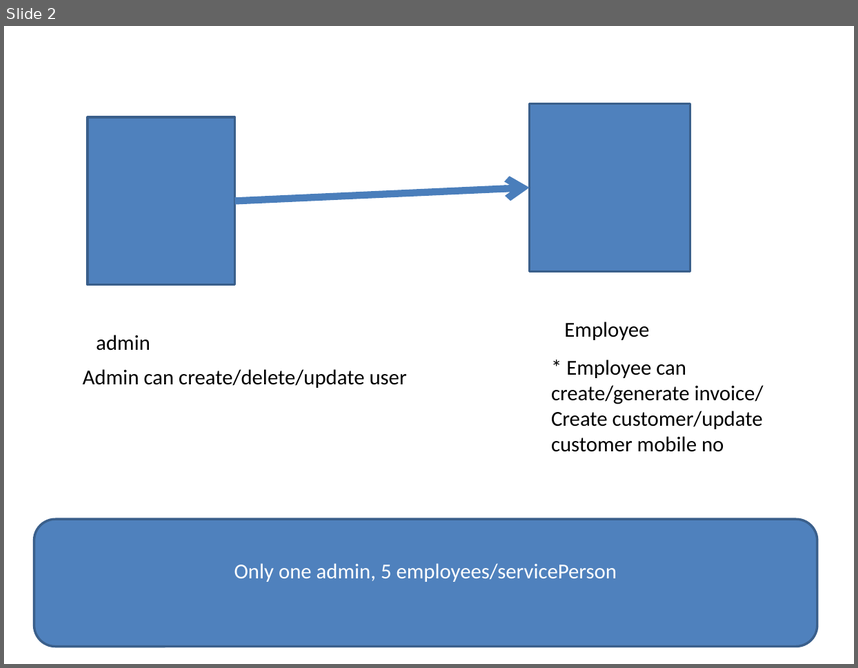
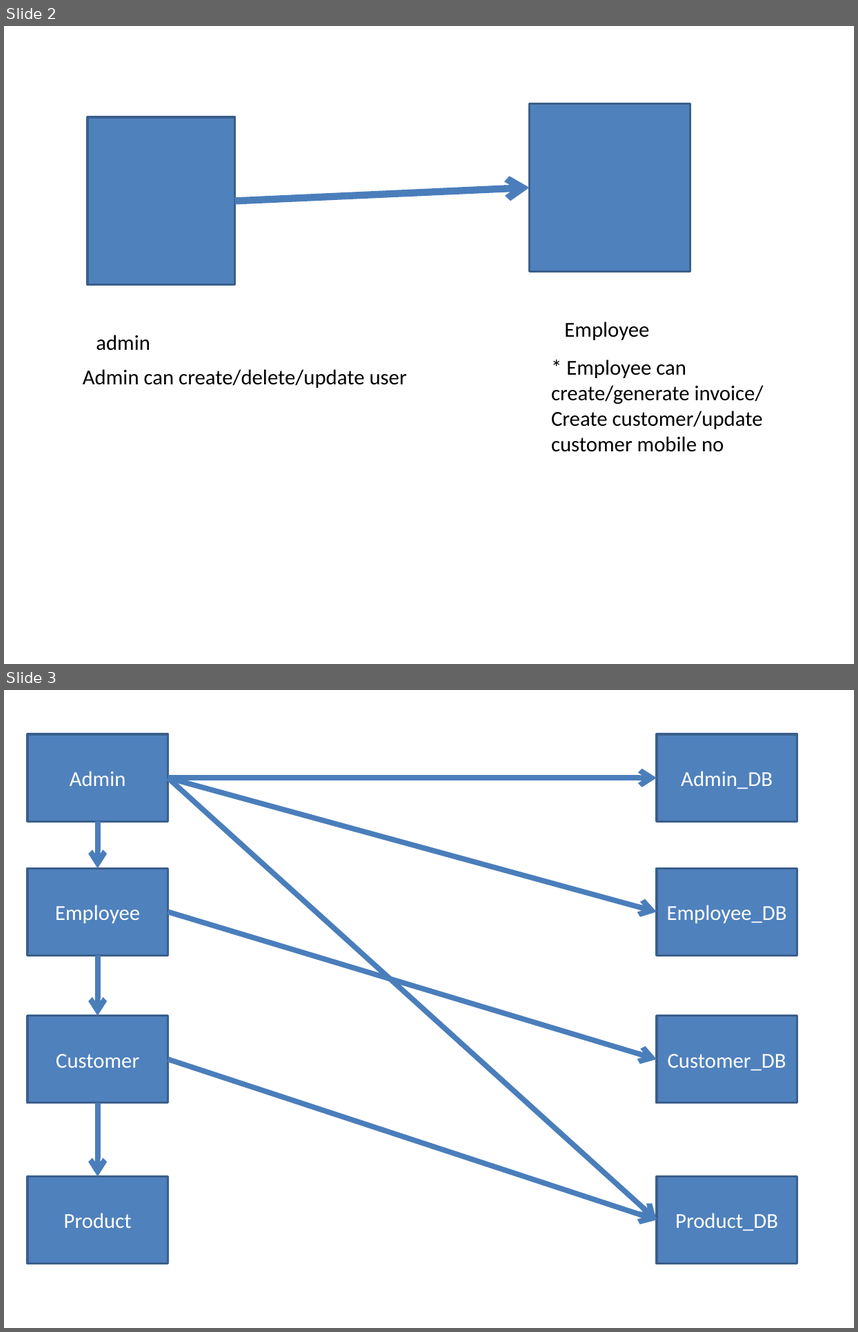
Before and after one commit to prakash8876/spring-jdbc-demo, a slide deck: market/market project.pptx. Shown one above the other, each under a label of ours: slide 2 before the commit, slides 2 and 3 after it. The pictures are 858x668 and 858x1332 pixels, drawn with LibreOffice and Linux fonts; fonts in the diff are those of the drawing. Boxes give left, top, right and bottom in pixels: in the first picture for what was removed or moved away, otherwise in the second. Text is boxed around its words. In the diff, an @@ line names an element or a change of style, - is before the commit and + after.

```diff
--- a/market/market project.pptx
+++ b/market/market project.pptx
@@ slide 3 added at (x1=4, y1=690, x2=854, y2=1328), background #FFFFFF @@
@@ rectangle added at (x1=27, y1=734, x2=168, y2=821), fill #4F81BD, outline #3A5F8C 2 pt, 18 pt, text #FFFFFF @@
+Admin
@@ rectangle added at (x1=657, y1=734, x2=797, y2=821), fill #4F81BD, outline #3A5F8C 2 pt, 18 pt, text #FFFFFF @@
+Admin_DB
@@ arrow added from (168, 778) to (657, 778), #4B7EBC 4.5 pt @@
@@ arrow added from (168, 778) to (657, 912), #4B7EBC 4.5 pt @@
@@ arrow added from (168, 778) to (657, 1220), #4B7EBC 4.5 pt @@
@@ arrow added from (98, 822) to (98, 869), #4B7EBC 4.5 pt @@
@@ rectangle added at (x1=27, y1=869, x2=168, y2=955), fill #4F81BD, outline #3A5F8C 2 pt, 18 pt, text #FFFFFF @@
+Employee
@@ rectangle added at (x1=657, y1=869, x2=797, y2=955), fill #4F81BD, outline #3A5F8C 2 pt, 18 pt, text #FFFFFF @@
+Employee_DB
@@ arrow added from (168, 912) to (657, 1059), #4B7EBC 4.5 pt @@
@@ arrow added from (98, 955) to (98, 1016), #4B7EBC 4.5 pt @@
@@ rectangle added at (x1=27, y1=1016, x2=168, y2=1103), fill #4F81BD, outline #3A5F8C 2 pt, 18 pt, text #FFFFFF @@
+Customer
@@ rectangle added at (x1=657, y1=1016, x2=797, y2=1103), fill #4F81BD, outline #3A5F8C 2 pt, 18 pt, text #FFFFFF @@
+Customer_DB
@@ arrow added from (168, 1059) to (657, 1220), #4B7EBC 4.5 pt @@
@@ arrow added from (98, 1103) to (98, 1176), #4B7EBC 4.5 pt @@
@@ rectangle added at (x1=27, y1=1176, x2=168, y2=1263), fill #4F81BD, outline #3A5F8C 2 pt, 18 pt, text #FFFFFF @@
+Product
@@ rectangle added at (x1=657, y1=1176, x2=797, y2=1263), fill #4F81BD, outline #3A5F8C 2 pt, 18 pt, text #FFFFFF @@
+Product_DB
@@ slide 2 changed as well @@
@@ rounded rectangle removed at (x1=34, y1=519, x2=817, y2=646) @@
-Only one admin, 5 employees/servicePerson
```
Also in this commit, not shown: 1 other slide changed, 4 other slides added.
